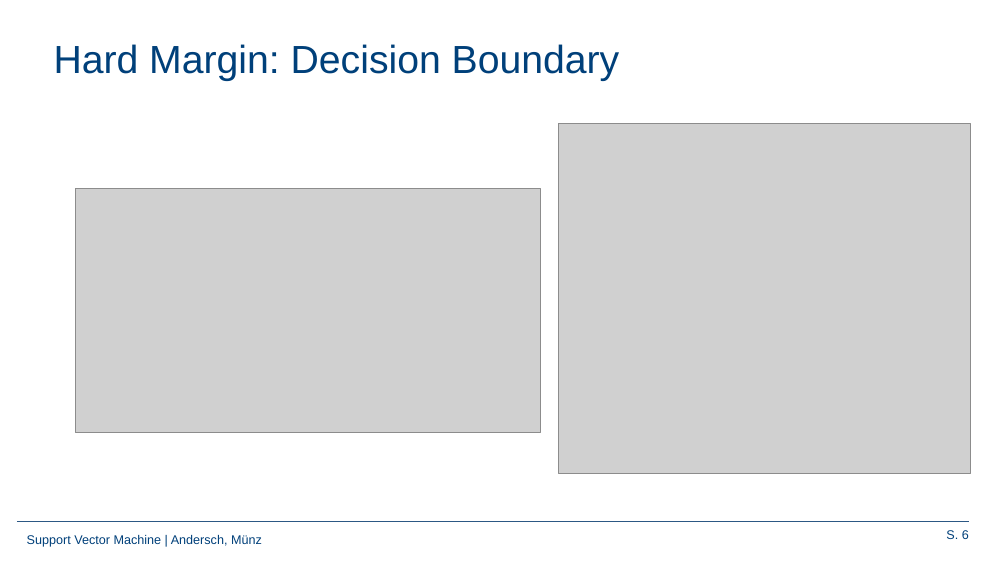
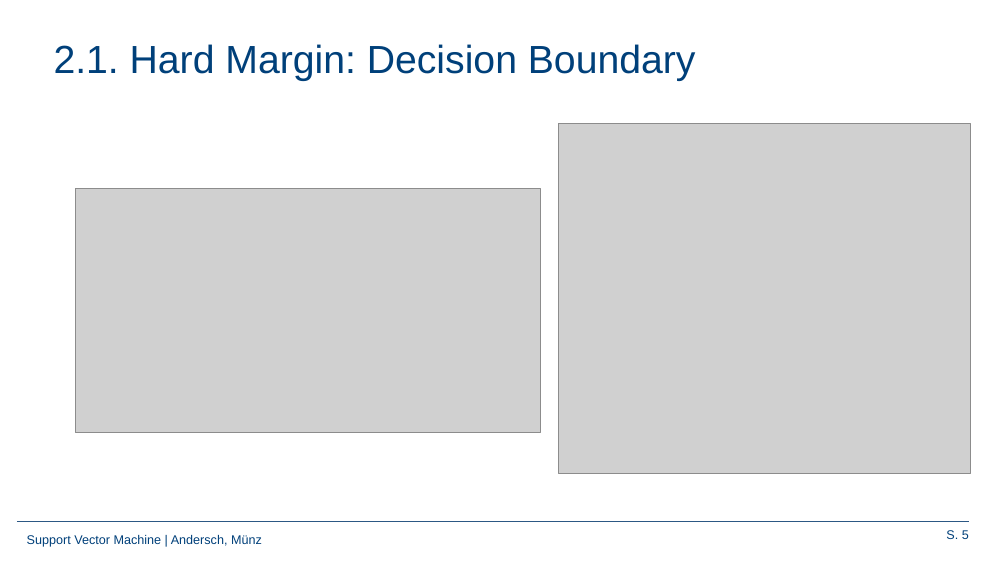
Before and after one commit to Frandersch/Statistical-Machine-Learning, a slide deck: slide 5 of Präsentation/Support Vector Machines.pptx (slide 6 before the commit). Drawn at 1008x567 pixels with LibreOffice and Linux fonts; fonts in the diff are those of the drawing; grey boxes stand for pictures; background and template pictures are left out. Boxes give left, top, right and bottom in pixels: in the first picture for what was removed or moved away, otherwise in the second. Text is boxed around its words. In the diff, an @@ line names an element or a change of style, - is before the commit and + after.

```diff
--- a/Präsentation/Support Vector Machines.pptx
+++ b/Präsentation/Support Vector Machines.pptx
@@ title at box(54, 44, 696, 81): text changed @@
-Hard Margin: Decision Boundary
+2.1. Hard Margin: Decision Boundary
```
Also in this commit, not shown: 13 other slides changed, 4 slides added, 6 slides removed.
